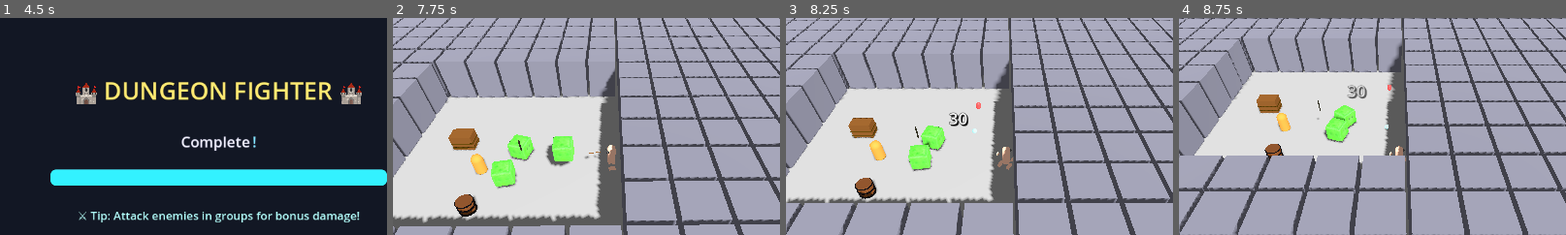
Above: before the commit, frames 1-4 (left to right).
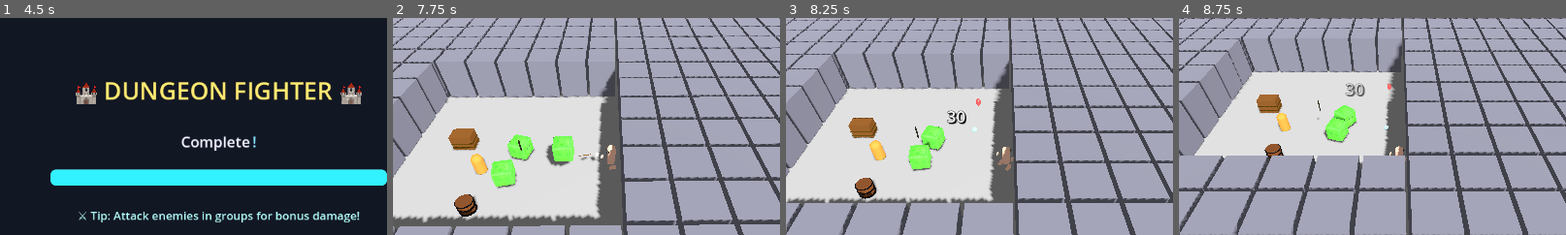
Above: after the commit, the same moments.

Repository: thaner66666666/game-1
Game: Godot game, scene res://Scenes/main.tscn
Two runs of this game, one before a commit and one after it. Both use one fixed random seed, a clock stepped at 60 frames per second and the inputs below.
Inputs (mouse positions are % of the whole screen's width and height, from its top left):
- Up to frame 1 (4.5 s): tap Enter at 0.5, 4.25 s; move the mouse to (72, 45) at 0.52 s; hold D (move_right) 0.53-1.28 s; click (72, 45) at 0.6 s; move the mouse to (30, 55) at 1.27 s; hold S (move_down) 1.28-2.03 s; click (30, 55) at 1.35 s; move the mouse to (60, 28) at 2.02 s; hold D (move_right) 2.03-2.78 s; tap Space (dash) at 2.1, 3.5 s; click (60, 28) at 2.3 s; move the mouse to (45, 70) at 2.77 s; hold W (move_up) 2.78-3.53 s; tap Q (drop_weapon) at 2.85 s; click (45, 70) at 3.05 s; move the mouse to (80, 65) at 3.52 s; hold E (interaction) 3.53-4.28 s; hold A (move_left) from 3.53 s (still down); click (80, 65) at 3.8 s; move the mouse to (20, 35) at 4.27 s; click (20, 35) at 4.35 s
- Up to frame 2 (7.75 s): move the mouse to (55, 50) at 5.02 s; release A (move_left) at 5.03 s; hold S (move_down) 5.03-5.78 s; click (55, 50) at 5.1 s; move the mouse to (35, 25) at 5.77 s; hold D (move_right) 5.78-6.53 s; tap Space (dash) at 5.85 s; click (35, 25) at 6.05 s; move the mouse to (72, 45) at 6.52 s; hold W (move_up) 6.53-7.28 s; hold Q (drop_weapon) 6.53-7.28 s; click (72, 45) at 6.8 s; move the mouse to (30, 55) at 7.27 s; hold D (move_right) from 7.28 s (still down); tap E (interaction) at 7.35 s; click (30, 55) at 7.55 s
- Up to frame 3 (8.25 s): move the mouse to (60, 28) at 8.02 s; release D (move_right) at 8.03 s; hold S (move_down) from 8.03 s (still down); click (60, 28) at 8.1 s
- Up to frame 4 (8.75 s): keep holding S (move_down)
The pictures show only the part of the screen within x 22-72%, y 19-69%; the shares and areas given below are measured in that part.

Frame 1 is identical in both runs. In frame 2, 0.1% of the frame differs, in the area x 47-58%, y 61-71%; in frame 3, 0.4%, in the area x 41-59%, y 37-71%; in frame 4, 0.3%.
Error before the commit: Invalid access to property or key 'weapon_attach_point' on a base object of type 'null instance'. (res://dot)
Error after the commit: Cannot call method 'get_node_or_null' on a null value. (res://dot)

Commit message:
work fix the weapons / punch

Diff:
--- a/dot gds/PlayerCombat.gd
+++ b/dot gds/PlayerCombat.gd
@@ -188,7 +188,7 @@
 	print("🗡️ DEBUG: Has weapon = ", current_weapon != null)
 	if current_weapon:
 		print("🗡️ DEBUG: Weapon name = ", current_weapon.weapon_name)
-		print("🗡️ DEBUG: weapon_attach_point exists = ", player.inventory_component.weapon_attach_point != null)
+		print("🗡️ DEBUG: weapon_attach_point exists = ", player.weapon_attach_point != null)
 		if player.weapon_attach_point:
 			print("🗡️ DEBUG: weapon_attach_point path = ", player.weapon_attach_point.get_path())
 	if not current_weapon:
@@ -200,7 +200,7 @@
 		# Armed: play weapon animation using player reference (NOT weapon_attach_point!)
 		if player.weapon_attach_point and is_instance_valid(player.weapon_attach_point):
 			print("✅ Using player's weapon_attach_point reference: ", player.weapon_attach_point.get_path())
-			WeaponAnimationManager.play_attack_animation(current_weapon, player)  # <-- FIXED: always use player
+			WeaponAnimationManager.play_attack_animation(current_weapon, player)
 		else:
 			print("❌ Player weapon_attach_point is null or invalid!")
 			WeaponAnimationManager.play_attack_animation(current_weapon, player)
@@ -575,3 +575,10 @@
 	if is_instance_valid(arrow):
 		print("\ud83c\udff9 Arrow despawning after timeout")
 		arrow.queue_free()
+
+func _ready():
+	weapon_animation_player = player.get_node_or_null("WeaponAnimationPlayer")
+	if not weapon_animation_player:
+		push_error("[PlayerCombat] WeaponAnimationPlayer node not found on player!")
+	else:
+		print("[PlayerCombat] WeaponAnimationPlayer node found.")
--- a/dot gds/PlayerMovement.gd
+++ b/dot gds/PlayerMovement.gd
@@ -416,17 +416,10 @@
 			body_node.position = body_origin
 			body_node.rotation_degrees = body_origin_rotation
 
-	# 🦶 Always update feet animation, even during idle
+	# 🦶 Handle feet during idle - keep them at origin
 	if left_foot_node and right_foot_node:
-		CharacterAppearanceManager.animate_feet_walk(
-			left_foot_node,
-			right_foot_node,
-			left_foot_origin,
-			right_foot_origin,
-			walk_cycle_time,
-			Vector3.ZERO,  # No velocity during idle
-			delta
-		)
+		left_foot_node.position = left_foot_origin
+		right_foot_node.position = right_foot_origin
 
 func _update_body_walking_animation(delta: float, input_direction: Vector3):
 	if not body_node:
@@ -628,22 +621,16 @@
 				right_foot_swing * foot_direction_multiplier
 			)
 
+	# 🦶 DIRECT FOOT ANIMATION - Apply positions directly to foot nodes
+	if left_foot_node and right_foot_node and left_foot_pos != null and right_foot_pos != null:
+		left_foot_node.position = left_foot_pos
+		right_foot_node.position = right_foot_pos
+	elif not left_foot_node or not right_foot_node:
+		print("❌ Can't animate feet - nodes missing! Left: ", left_foot_node != null, " Right: ", right_foot_node != null)
+
+	# Emit signal for other systems that might need foot positions
 	if left_foot_pos != null and right_foot_pos != null:
 		foot_animation_update.emit(left_foot_pos, right_foot_pos)
-
-	# 🦶 THE MISSING PIECE! - Call CharacterAppearanceManager foot animation
-	if left_foot_node and right_foot_node:
-		CharacterAppearanceManager.animate_feet_walk(
-			left_foot_node,
-			right_foot_node,
-			left_foot_origin,
-			right_foot_origin,
-			walk_cycle_time,
-			player.velocity,
-			delta
-		)
-	else:
-		print("❌ Can't animate feet - nodes missing! Left: ", left_foot_node != null, " Right: ", right_foot_node != null)
 
 # Defensive helper for dash charges
 func get_safe_max_dash_charges() -> int:
--- a/dot gds/player.gd
+++ b/dot gds/player.gd
@@ -164,8 +164,15 @@
 	_create_visual()
 	_setup_attack_system()
 	_setup_hand_references()
-	# _setup_weapon_attach_point() # --- Removed old weapon management functions ---
-	# _connect_weapon_manager_signals() # --- Removed old weapon management functions ---
+	_setup_weapon_attach_point()
+	# Ensure WeaponAnimationPlayer exists
+	if not has_node("WeaponAnimationPlayer"):
+		var weapon_anim_player = AnimationPlayer.new()
+		weapon_anim_player.name = "WeaponAnimationPlayer"
+		add_child(weapon_anim_player)
+		print("✅ Created WeaponAnimationPlayer node")
+	else:
+		print("✅ WeaponAnimationPlayer node already exists")
 	_create_arrow_system()
 
 func _configure_collision():
@@ -216,9 +223,20 @@
 	else:
 		print("❌ RightFoot not found!")
 
+func _setup_weapon_attach_point():
+	if not has_node("WeaponAttachPoint"):
+		var attach_point = Node3D.new()
+		attach_point.name = "WeaponAttachPoint"
+		add_child(attach_point)
+		weapon_attach_point = attach_point
+		print("✅ Created WeaponAttachPoint node")
+	else:
+		weapon_attach_point = get_node("WeaponAttachPoint")
+		print("✅ Found existing WeaponAttachPoint node")
+
+var weapon_attach_point: Node3D = null
 
 # --- Removed old weapon management functions ---
-# func _setup_weapon_attach_point():
 # func _connect_weapon_manager_signals():
 # func _on_weapon_equipped(weapon_resource):
 # func _on_weapon_unequipped():
